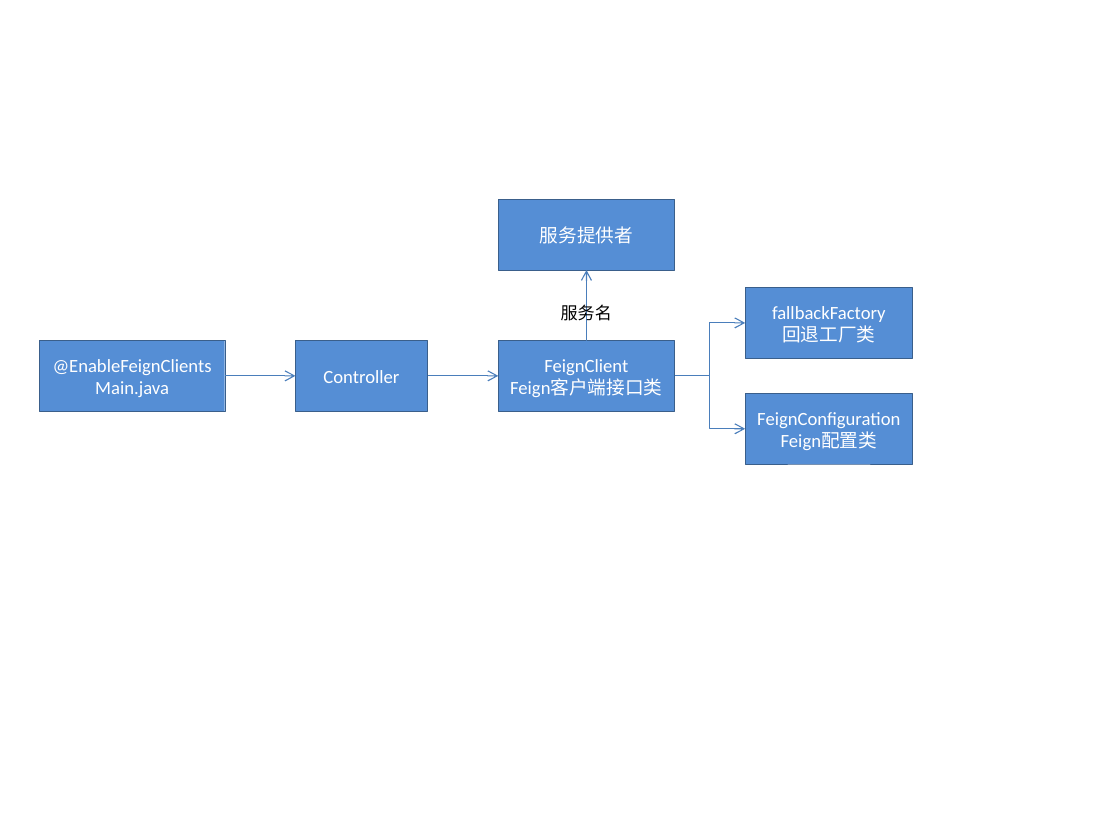
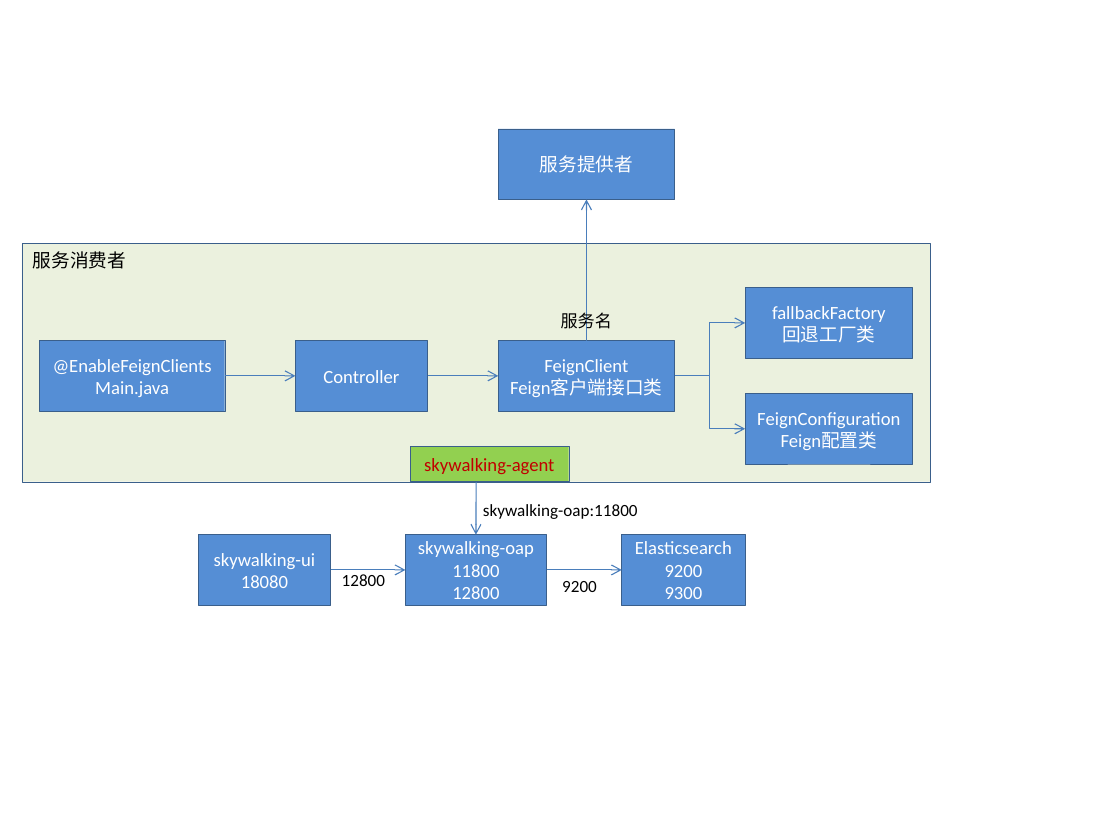
Before and after one commit to chenjumin/seasy-cloud, a slide deck: slide 1 of doc/设计原图.pptx. Drawn at 1120x840 pixels with LibreOffice and Linux fonts; fonts in the diff are those of the drawing. Boxes give left, top, right and bottom in pixels: in the first picture for what was removed or moved away, otherwise in the second. Text is boxed around its words. In the diff, an @@ line names an element or a change of style, - is before the commit and + after.

```diff
--- a/doc/设计原图.pptx
+++ b/doc/设计原图.pptx
@@ rectangle "服务提供者" moved from (x1=498, y1=199, x2=674, y2=270) to (x1=498, y1=129, x2=674, y2=199) @@
@@ arrow moved from (587, 340) - (587, 270) to (587, 340) - (587, 199) @@
@@ rectangle added at (x1=22, y1=244, x2=931, y2=483), fill #EBF1DE, outline #3A5F8C 0.25 pt, 12 pt, text #000000 @@
+服务消费者
@@ text "服务名" moved from (x1=561, y1=301, x2=612, y2=324) to (x1=561, y1=310, x2=612, y2=333) @@
@@ rectangle added at (x1=410, y1=447, x2=569, y2=482), fill #92D050, outline #3A5F8C 0.25 pt, 12 pt, text #C00000 @@
+skywalking-agent
@@ arrow added from (476, 482) to (476, 534), #4B7EBC 0.75 pt @@
@@ text added at (x1=483, y1=504, x2=638, y2=519), 11 pt, text #000000 @@
+skywalking-oap:11800
@@ rectangle added at (x1=198, y1=534, x2=330, y2=605), fill #558ED5, outline #3A5F8C 0.25 pt, 12 pt, text #FFFFFF @@
+skywalking-ui
+18080
@@ rectangle added at (x1=405, y1=534, x2=547, y2=605), fill #558ED5, outline #3A5F8C 0.25 pt, 12 pt, text #FFFFFF @@
+skywalking-oap
+11800
+12800
@@ rectangle added at (x1=622, y1=534, x2=745, y2=605), fill #558ED5, outline #3A5F8C 0.25 pt, 12 pt, text #FFFFFF @@
+Elasticsearch
+9200
+9300
@@ arrow added from (330, 570) to (405, 570), #4B7EBC 0.75 pt @@
@@ text added at (x1=342, y1=574, x2=385, y2=586), 11 pt, text #000000 @@
+12800
@@ arrow added from (547, 570) to (622, 570), #4B7EBC 0.75 pt @@
@@ text added at (x1=562, y1=581, x2=597, y2=592), 11 pt, text #000000 @@
+9200
```
Also in this commit, not shown: 2 other files.
